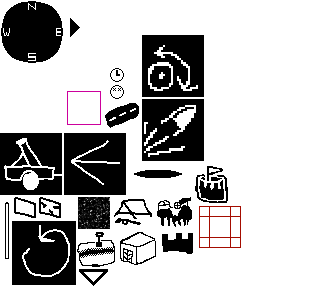
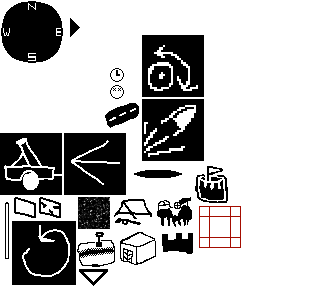
Layered file, before and after one edit (320x288). Changes by layer:
painted on "Paint Layer 1" (1st of 2) over [67, 91, 101, 125]
